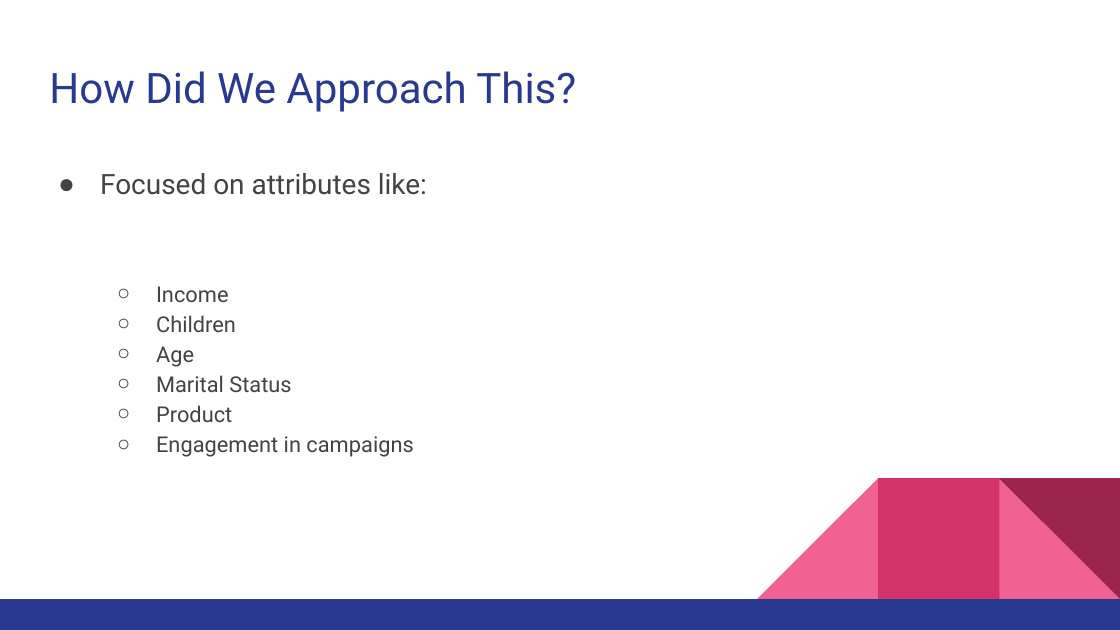
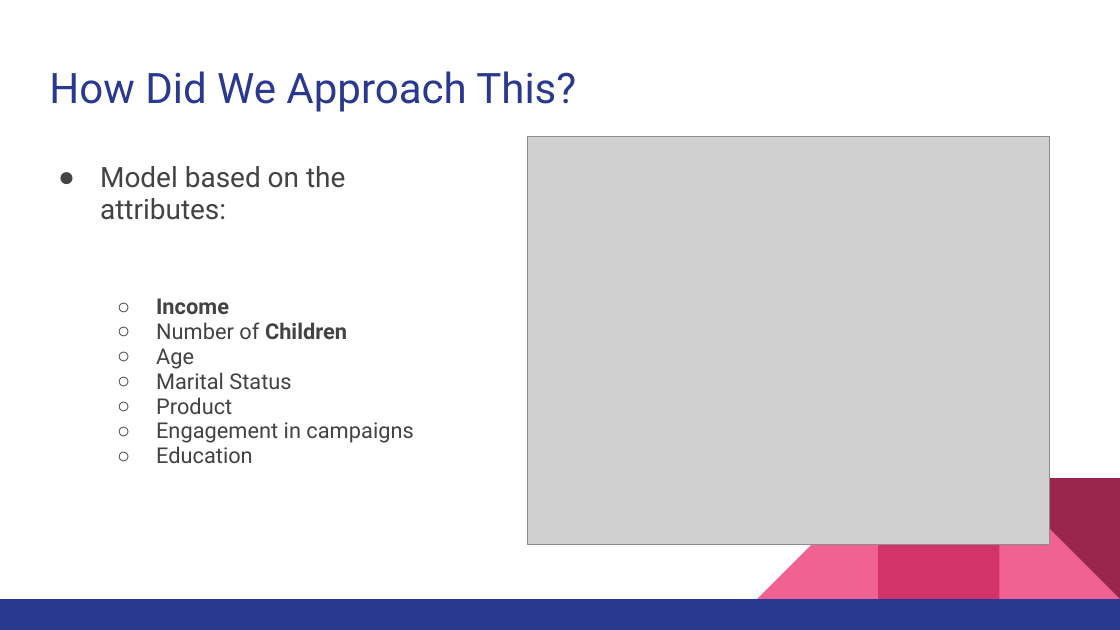
Before and after one commit to mariakopsacheili/Machine-Learning-Second-Project-Clustering, a slide deck: slide 7 of 5 .Presentation/Presentation.pptx. Drawn at 1120x630 pixels with LibreOffice and Linux fonts; fonts in the diff are those of the drawing; grey boxes stand for pictures. Boxes give left, top, right and bottom in pixels: in the first picture for what was removed or moved away, otherwise in the second. Text is boxed around its words. In the diff, an @@ line names an element or a change of style, - is before the commit and + after.

```diff
--- a/5 .Presentation/Presentation.pptx
+++ b/5 .Presentation/Presentation.pptx
@@ picture added at <box>528,137,1049,545</box> @@
@@ text at <box>100,166,345,220</box>: text changed @@
-● Focused on attributes like:
+● Model based on the attributes:
@@ text at <box>156,298,413,443</box>: bold on in "Income"; line spacing 1.15 to 0.95 @@
@@ text at <box>156,322,347,339</box>: text changed @@
-  ○ Children
+  ○ Number of Children
@@ text at <box>156,446,253,463</box>: paragraph added @@
+  ○ Education
```
Also in this commit, not shown: 8 other slides changed, 1 slide added, 3 other files.
